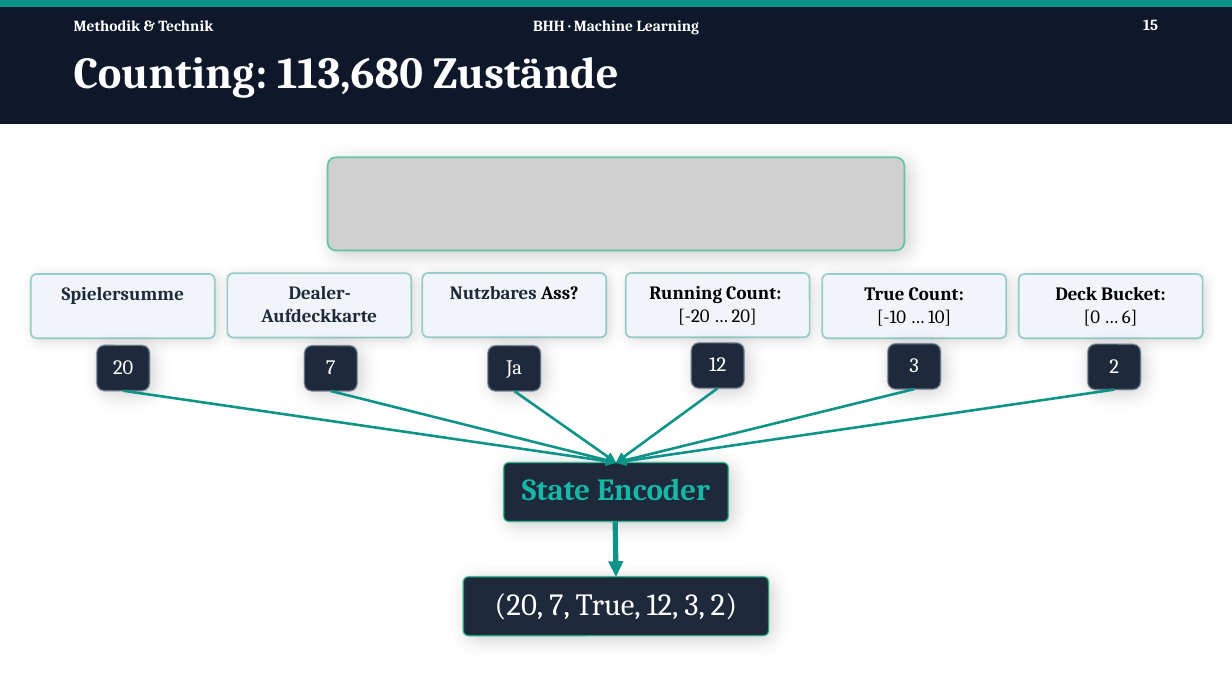
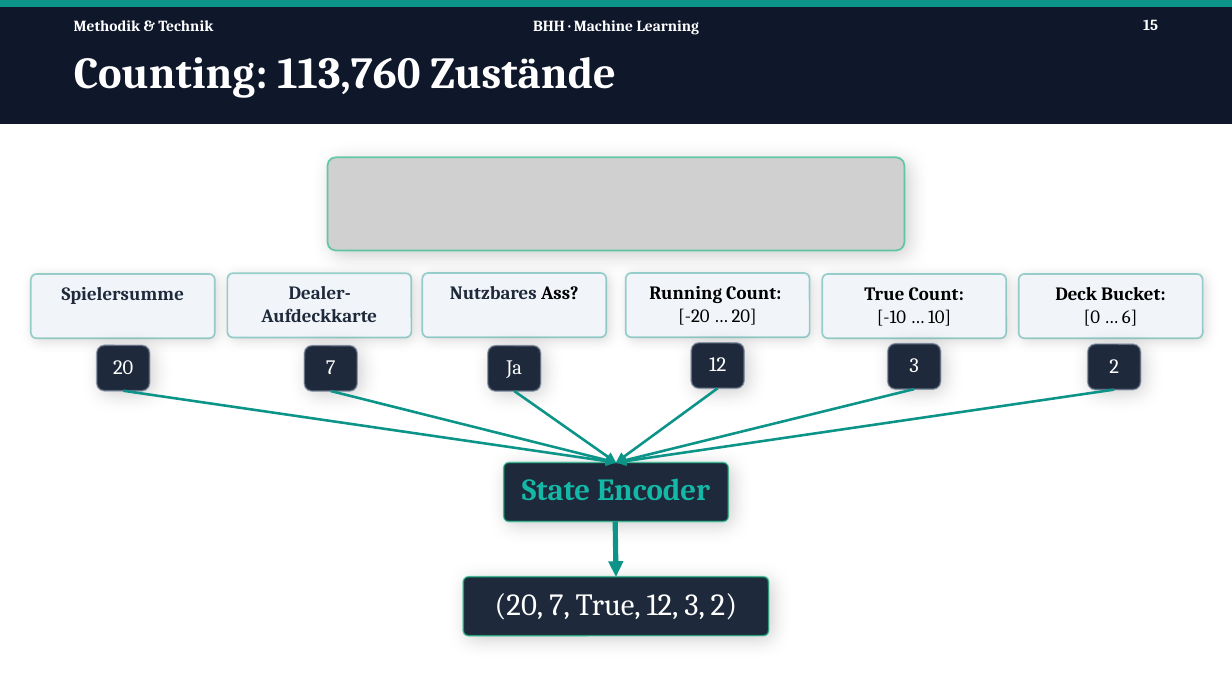
Before and after one commit to Tom-N-M/ml-blackjack, a slide deck: slide 15 of Präsi/PP_v2.pptx. Drawn at 1232x693 pixels with LibreOffice and Linux fonts; fonts in the diff are those of the drawing; grey boxes stand for pictures. Boxes give left, top, right and bottom in pixels: in the first picture for what was removed or moved away, otherwise in the second. Text is boxed around its words. In the diff, an @@ line names an element or a change of style, - is before the commit and + after.

Commit message:
Added counting q table upper limit to presentation and documentation; adjusted counting q table entries after 100M training iterations

```diff
--- a/Präsi/PP_v2.pptx
+++ b/Präsi/PP_v2.pptx
@@ text at (74,57,616,98): text changed @@
-Counting: 113,680 Zustände
+Counting: 113,760 Zustände
```
Also in this commit, not shown: 2 other slides changed, 3 other files.
